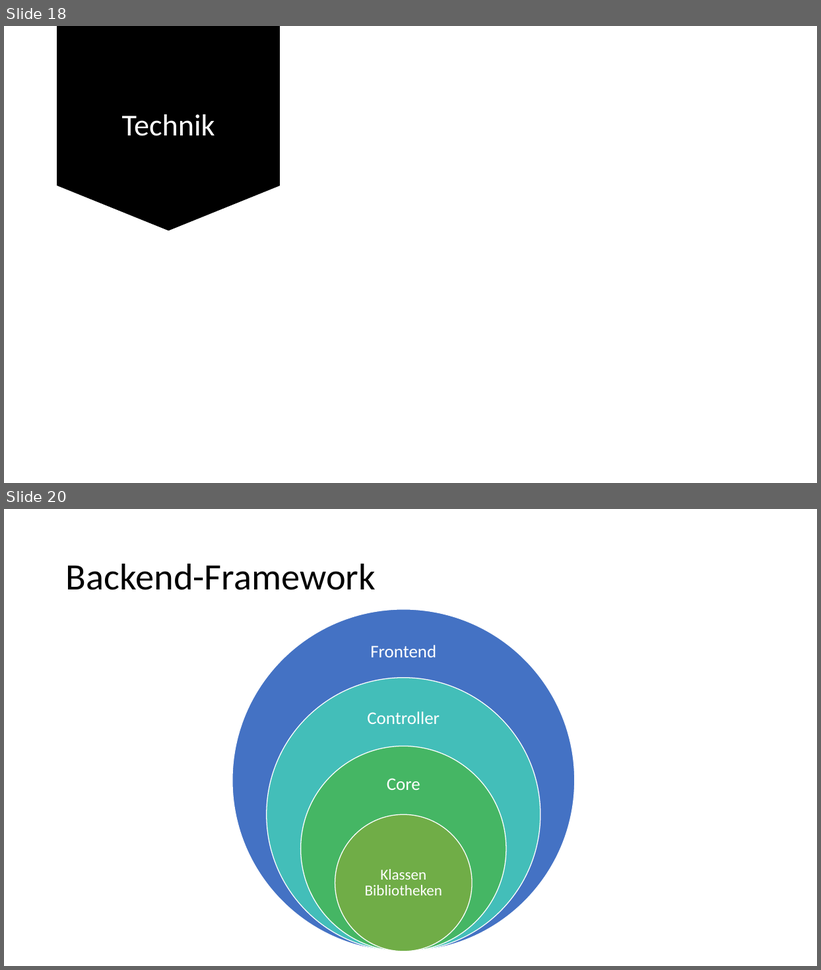
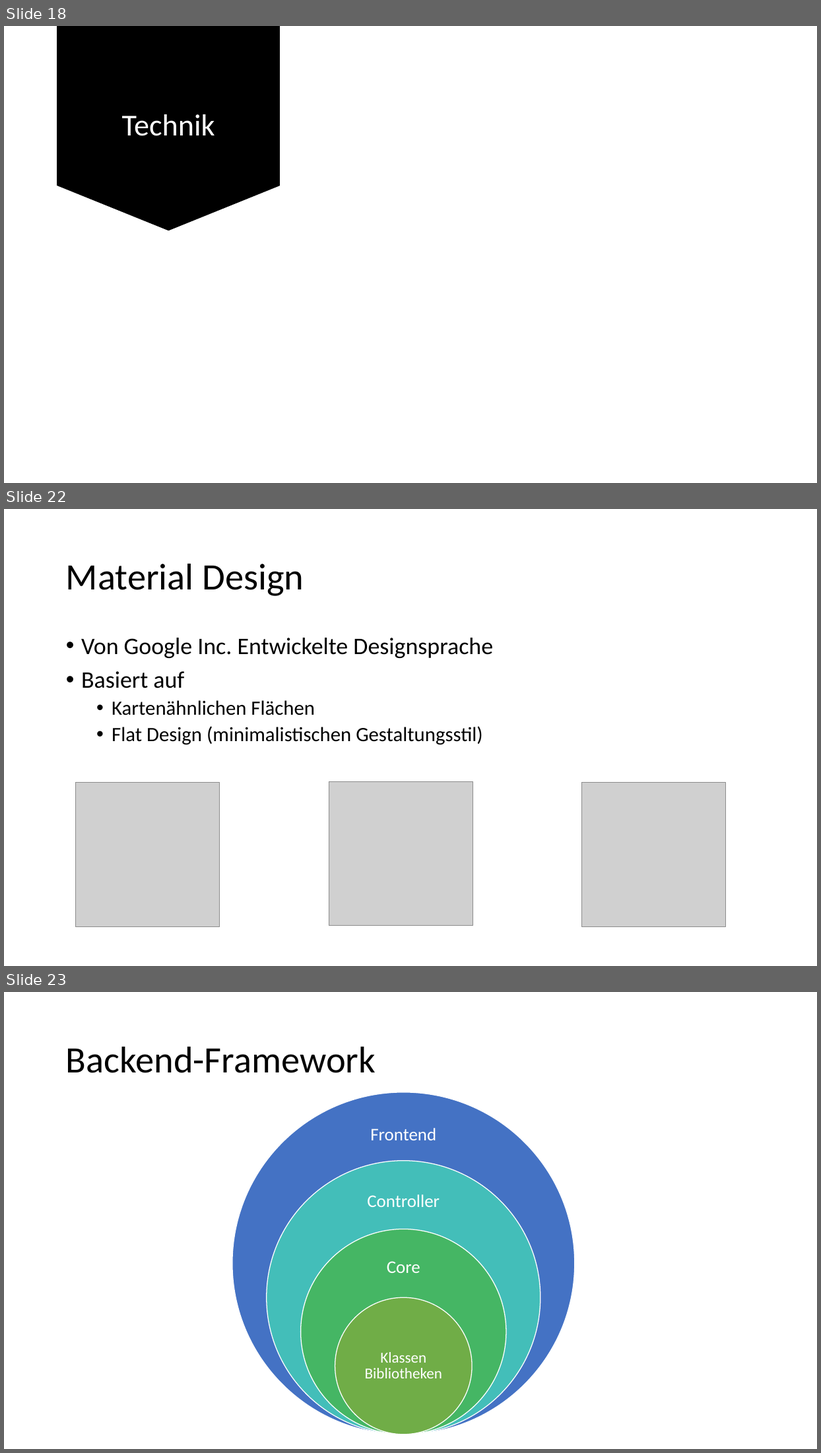
Before and after one commit to Masterarth/PM, a slide deck: documents/projectmanagement/Praesentationen/Vorstellung_Zwischenpräsentation - Kopie.pptx. Shown one above the other, each under a label of ours: slides 18 and 20 before the commit, slides 18, 22 and 23 after it; the slides between them are not shown. The pictures are 821x970 and 821x1453 pixels, drawn with LibreOffice and Linux fonts; fonts in the diff are those of the drawing; grey boxes stand for pictures; background and template pictures are left out. Boxes give left, top, right and bottom in pixels: in the first picture for what was removed or moved away, otherwise in the second. Text is boxed around its words. In the diff, an @@ line names an element or a change of style, - is before the commit and + after.

```diff
--- a/documents/projectmanagement/Praesentationen/Vorstellung_Zwischenpräsentation - Kopie.pptx
+++ b/documents/projectmanagement/Praesentationen/Vorstellung_Zwischenpräsentation - Kopie.pptx
@@ slide 22 added at [4, 509, 817, 966], background #FFFFFF @@
@@ title added at [66, 563, 304, 596], 44 pt, text #000000 @@
+Material Design
@@ text added at [81, 638, 493, 745], 24 pt, text #000000 @@
+• Von Google Inc. Entwickelte Designsprache
+• Basiert auf
+  • Kartenähnlichen Flächen
+  • Flat Design (minimalistischen Gestaltungsstil)
@@ picture added at [76, 783, 220, 927] @@
@@ picture added at [329, 782, 473, 925] @@
@@ picture added at [582, 783, 726, 927] @@
@@ what was slide 20 is now slide 23 @@
```
Also in this commit, not shown: 3 slides changed, 3 other slides added.
